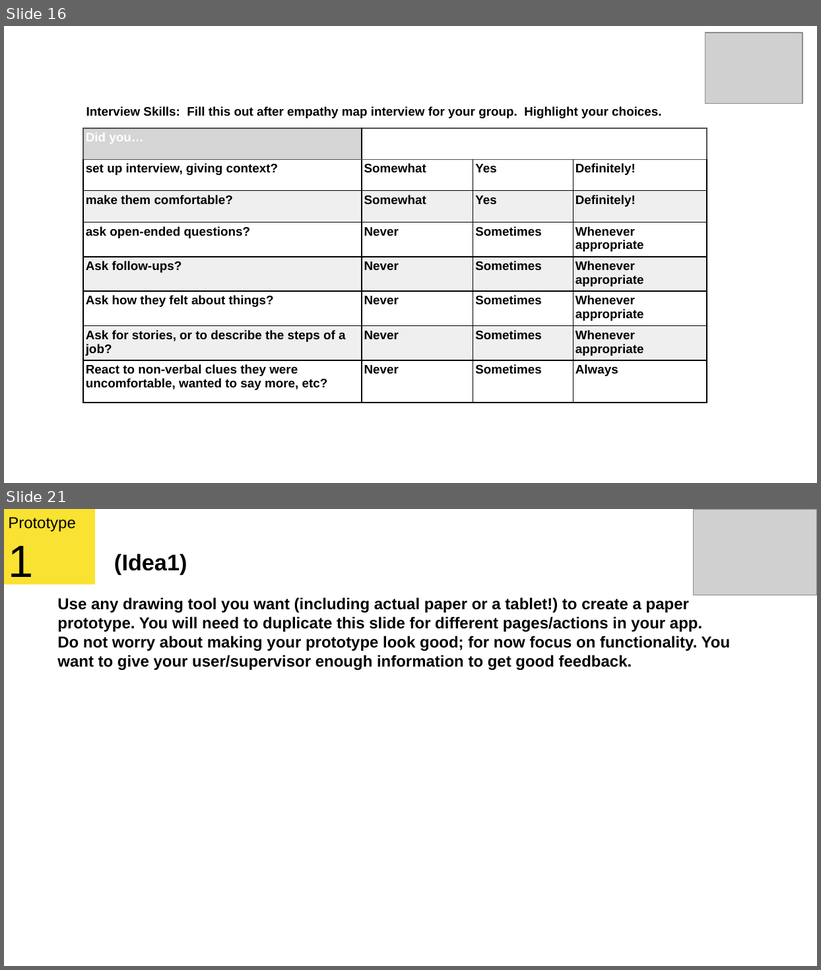
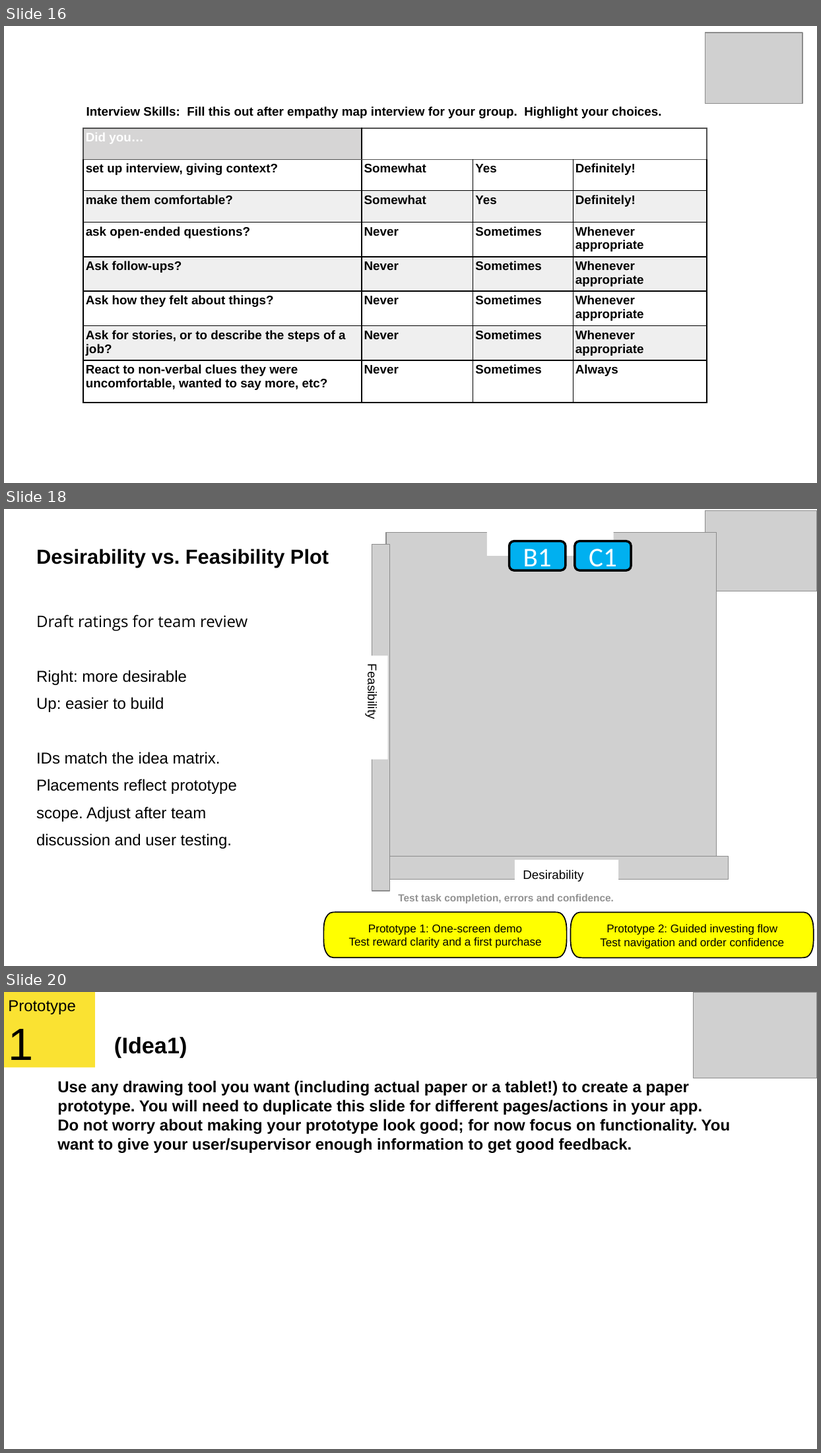
Before and after one commit to davislenover/BurnNEarn, a slide deck: docs/CDs/DesignThinking/DesignThinkingWorksheet.pptx. Shown one above the other, each under a label of ours: slides 16 and 21 before the commit, slides 16, 18 and 20 after it; the slides between them are not shown. The pictures are 821x970 and 821x1453 pixels, drawn with LibreOffice and Linux fonts; fonts in the diff are those of the drawing; grey boxes stand for pictures. Boxes give left, top, right and bottom in pixels: in the first picture for what was removed or moved away, otherwise in the second. Text is boxed around its words. In the diff, an @@ line names an element or a change of style, - is before the commit and + after.

Commit message:
slides 17-19

```diff
--- a/docs/CDs/DesignThinking/DesignThinkingWorksheet.pptx
+++ b/docs/CDs/DesignThinking/DesignThinkingWorksheet.pptx
@@ slide 18 added at <box>4,509,817,966</box>, background #FFFFFF @@
@@ rectangle added at <box>487,524,614,556</box>, fill #FFFFFF @@
@@ picture added at <box>705,510,817,591</box> @@
@@ picture added at <box>372,544,390,891</box> @@
@@ picture added at <box>386,533,716,863</box> @@
@@ rounded rectangle added at <box>509,541,565,570</box>, fill #00B0F0, outline #000000 2 pt, 24 pt, text #FFFFFF @@
+B1
@@ rounded rectangle added at <box>575,541,631,570</box>, fill #00B0F0, outline #000000 2 pt, 24 pt, text #FFFFFF @@
+C1
@@ text added at <box>36,549,329,568</box>, 18 pt, text #000000, bold @@
+Desirability vs. Feasibility Plot
@@ text added at <box>36,615,248,849</box>, 14 pt, text #000000 @@
+Draft ratings for team review
+Right: more desirable
+Up: easier to build
+IDs match the idea matrix.
+Placements reflect prototype scope. Adjust after team discussion and user testing.
@@ rectangle added at <box>356,656,388,760</box>, fill #FFFFFF, 11 pt, text #000000 @@
+Feasibility
@@ picture added at <box>374,857,729,880</box> @@
@@ rectangle added at <box>515,860,618,892</box>, fill #FFFFFF, 11 pt, text #000000 @@
+Desirability
@@ text added at <box>398,894,614,904</box>, 9 pt, text #929292, bold @@
+Test task completion, errors and confidence.
@@ freeform shape added at <box>323,912,567,958</box>, fill #FFFF00, outline #000000 1 pt, 10 pt, text #000000 @@
+Prototype 1: One-screen demo
+Test reward clarity and a first purchase
@@ freeform shape added at <box>571,912,814,958</box>, fill #FFFF00, outline #000000 1 pt, 10 pt, text #000000 @@
+Prototype 2: Guided investing flow
+Test navigation and order confidence
@@ what was slide 21 is now slide 20 @@
```
Also in this commit, not shown: 2 slides changed, 2 slides removed.
